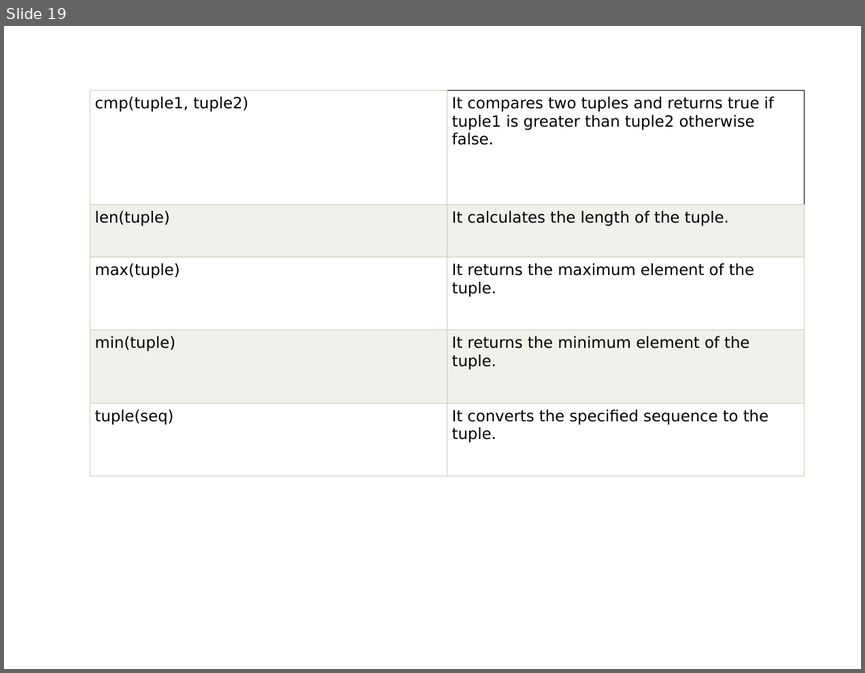
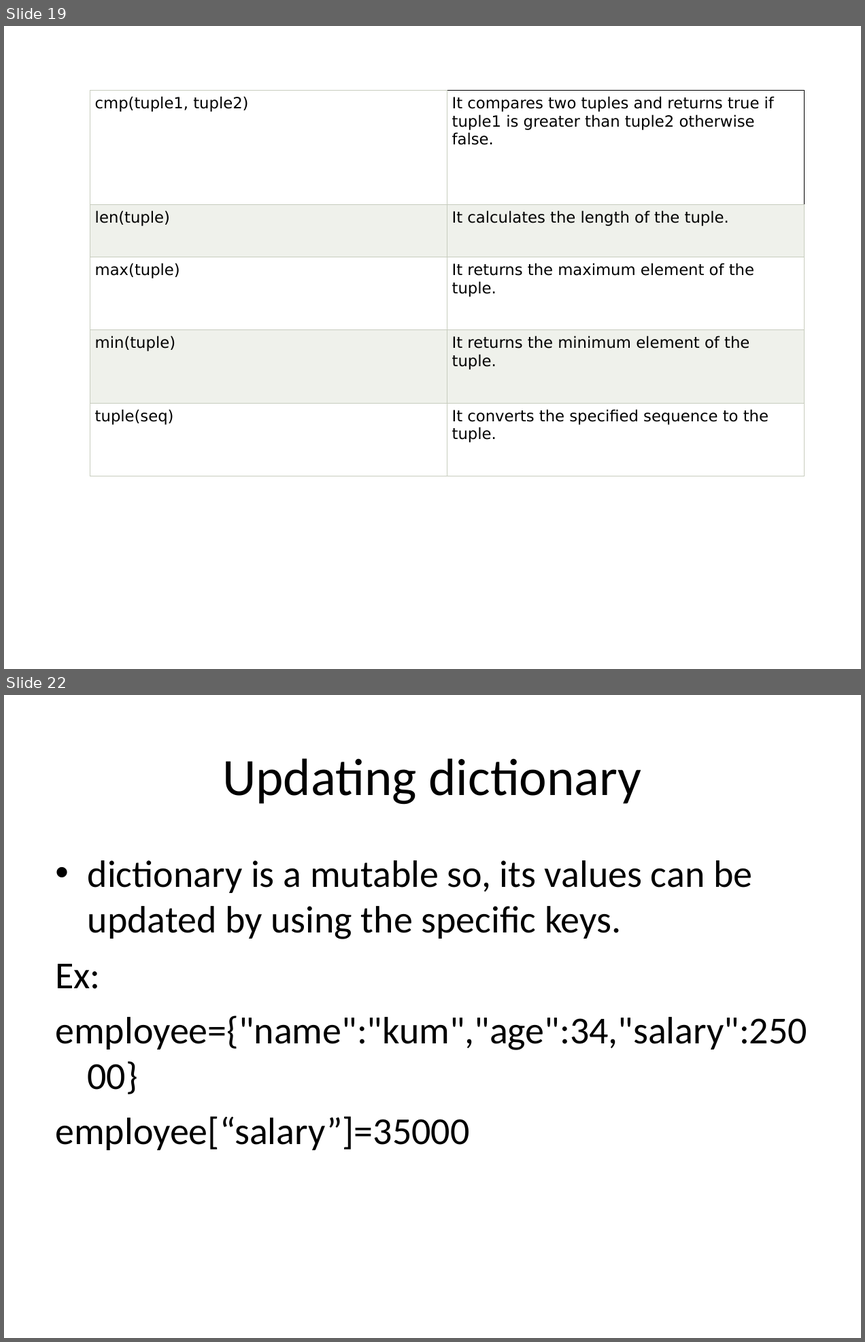
Before and after one commit to vishalamc/pythonexamples, a slide deck: Data Structure in Python.ppt. Shown one above the other, each under a label of ours: slide 19 before the commit, slides 19 and 22 after it; the slides between them are not shown. The pictures are 865x673 and 865x1342 pixels, drawn with LibreOffice and Linux fonts; fonts in the diff are those of the drawing. Boxes give left, top, right and bottom in pixels: in the first picture for what was removed or moved away, otherwise in the second. Text is boxed around its words. In the diff, an @@ line names an element or a change of style, - is before the commit and + after.

```diff
--- a/Data Structure in Python.ppt
+++ b/Data Structure in Python.ppt
@@ slide 22 added at [4,695,861,1338], background #FFFFFF @@
@@ title added at [222,758,641,804], 44 pt, text #000000 @@
+Updating dictionary
@@ text added at [55,860,807,1150], 32 pt, text #000000 @@
+• dictionary is a mutable so, its values can be updated by using the specific keys.
+Ex:
+employee={"name":"kum","age":34,"salary":25000}
+employee[“salary”]=35000
```
Also in this commit, not shown: 10 other slides added, 7 other files.
